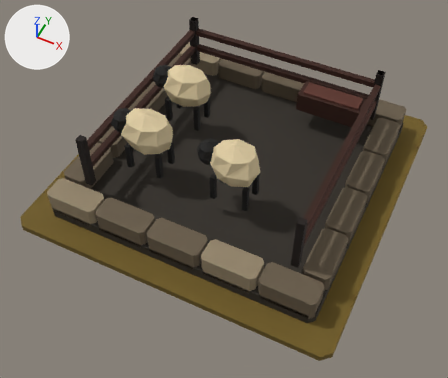
What one commit did to the glTF model art/pasture_t2/pasture_t2.glb.
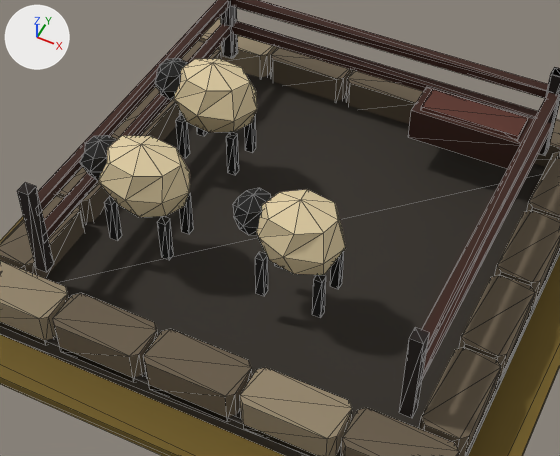
Old and new are each drawn whole from a 50 mm lens placed at (1.37, -2.97, 3.48), pointed at (0.03, -0.29, 0.13) and again close up on the part from 15% to 85% of the width and 9% to 77% of the height. Lighting does not change. The marker at upper left points along +X, +Y and +Z. The last two pictures show the newer version. The close-ups show mesh edges as thin lines.

In view in the first close-up: 'MMR | pasture | T02 Architecture.001', 'MMR | pasture | Tier 02 Ground.001'.
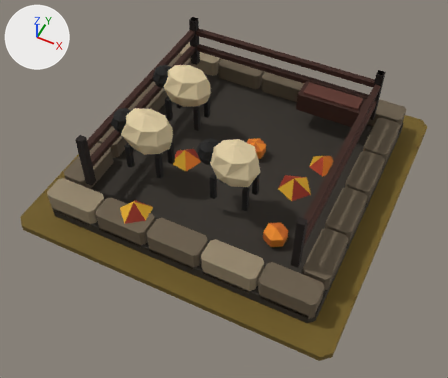
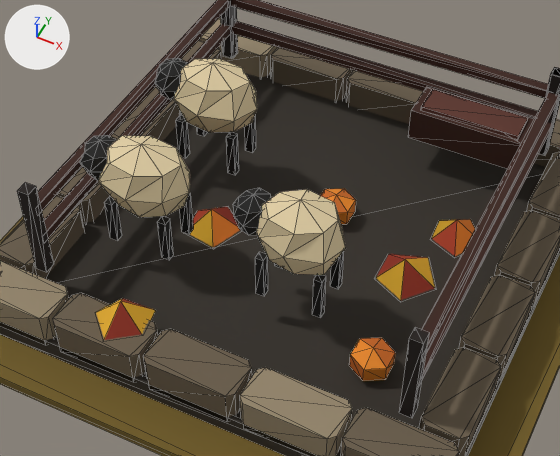
Location of each change, (x1, y1, x2, y2) in pixels of the close-ups (560 x 456 px):
'MMR | pasture | T02 Autumn Dressing.001', added: after (96, 189, 475, 381)

What changed in the scene script:
```text
Add me_mmr___pasture___t02_autumn_dressing_001:
    me_mmr___pasture___t02_autumn_dressing_001.from_pydata(...)  # 50 vertices, 56 faces; spans x -0.467..0.712, y -0.982..0.365, z 0.085..0.315
    me_mmr___pasture___t02_autumn_dressing_001.materials.append(mat_mmr___shared_palette_atlas)  # picture img_mmr_shared_color_palette_64
Add ob_mmr___pasture___t02_autumn_dressing_001:
    ob_mmr___pasture___t02_autumn_dressing_001 = bpy.data.objects.new('MMR | pasture | T02 Autumn Dressing.001', me_mmr___pasture___t02_autumn_dressing_001)
    ob_mmr___pasture___t02_autumn_dressing_001.location = (0.0, 0.0, 0.05)
```
